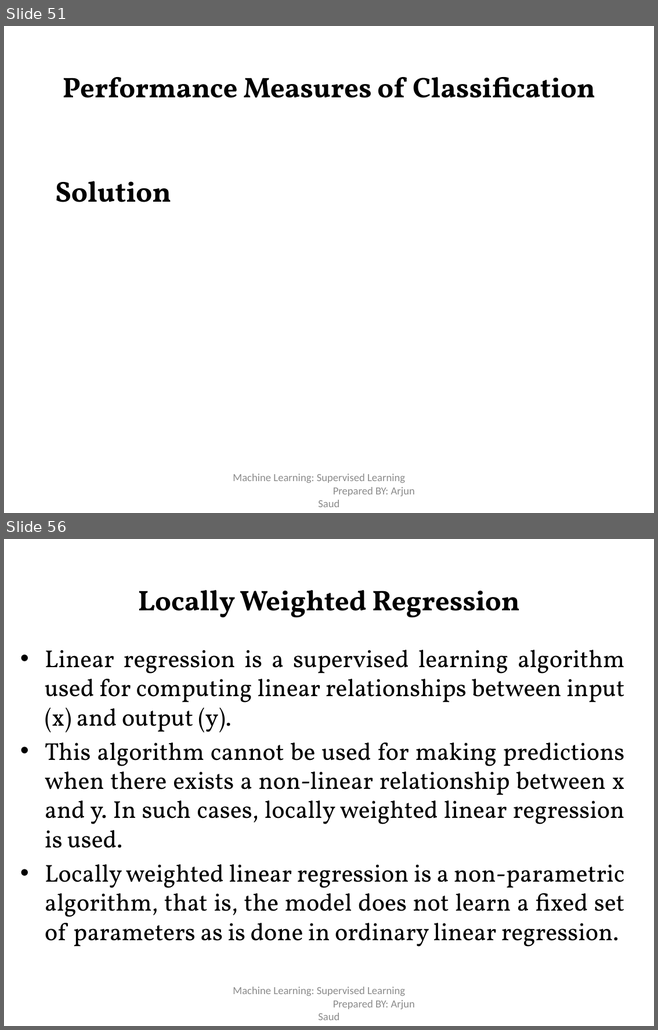
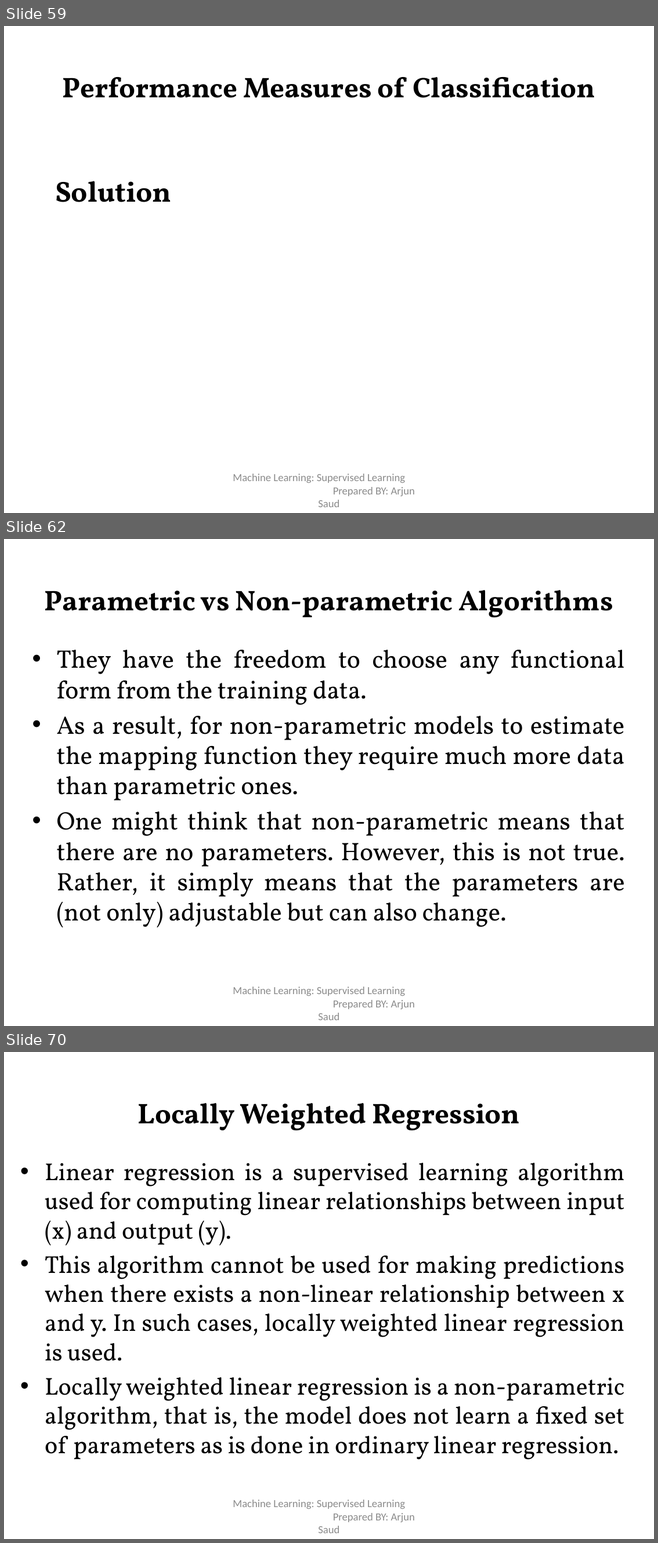
Before and after one commit to risav55/notes, a slide deck: Second Semester/ML/Unit -2 Supervised Learning.pptx. Shown one above the other, each under a label of ours: slides 51 and 56 before the commit, slides 59, 62 and 70 after it; the slides between them are not shown. The pictures are 658x1030 and 658x1543 pixels, drawn with LibreOffice and Linux fonts; fonts in the diff are those of the drawing. Boxes give left, top, right and bottom in pixels: in the first picture for what was removed or moved away, otherwise in the second. Text is boxed around its words. In the diff, an @@ line names an element or a change of style, - is before the commit and + after.

```diff
--- a/Second Semester/ML/Unit -2 Supervised Learning.pptx
+++ b/Second Semester/ML/Unit -2 Supervised Learning.pptx
@@ slide 62 added at (4,539,654,1026), background #FFFFFF @@
@@ title added at (45,590,613,618), 31.5 pt, text #000000, bold @@
+Parametric vs Non-parametric Algorithms
@@ text added at (57,650,625,928), 28 pt, text #000000 @@
+• They have the freedom to choose any functional form from the training data.
+• As a result, for non-parametric models to estimate the mapping function they require much more data than parametric ones.
+• One might think that non-parametric means that there are no parameters. However, this is not true. Rather, it simply means that the parameters are (not only) adjustable but can also change.
@@ text added at (233,987,415,1020), 12 pt, text #8C8C8C @@
+Machine Learning: Supervised Learning Prepared BY: Arjun Saud
@@ what was slide 51 is now slide 59 @@
@@ what was slide 56 is now slide 70 @@
```
Also in this commit, not shown: 6 slides changed, 13 other slides added, 5 other files.
